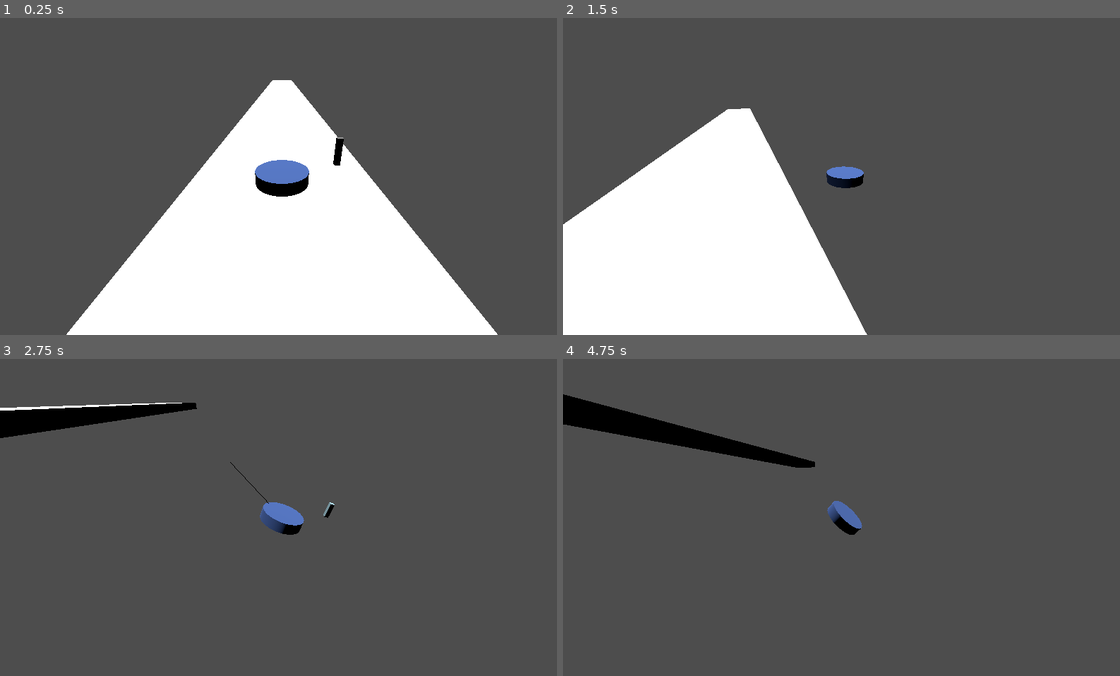
Above: before the commit, frames 1-4 (two rows, left to right).
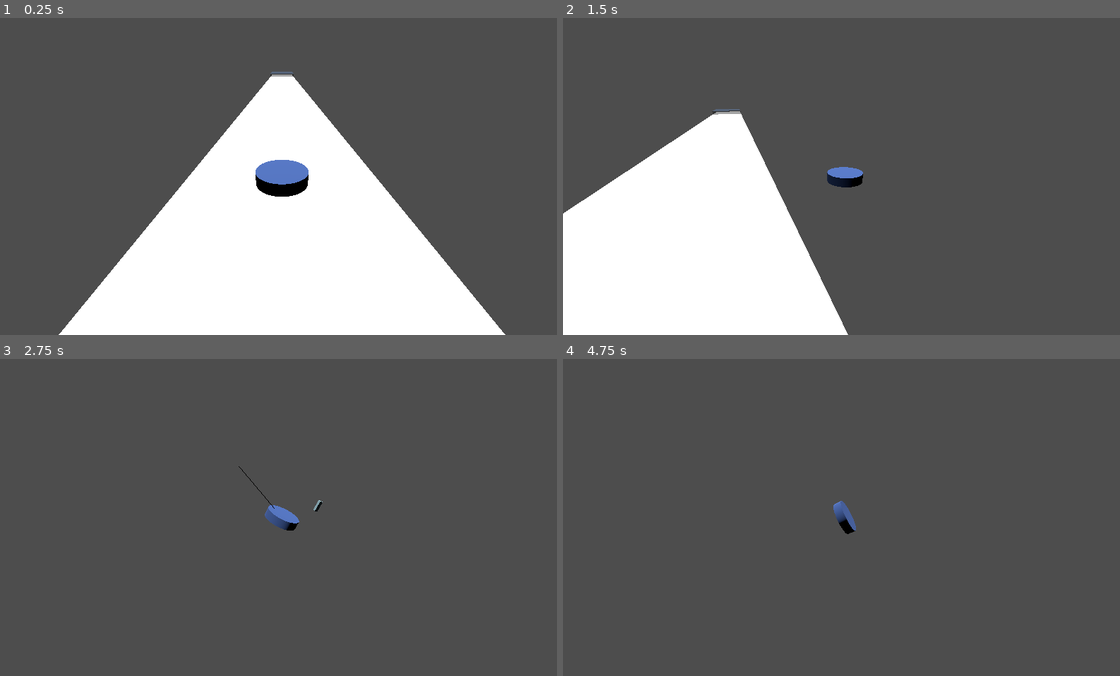
Above: after the commit, the same moments.

Repository: Andraszao/PuckPuckGo
Game: Godot game, scene res://scenes/shuffleboard.tscn
Two runs of this game, one before a commit and one after it. Both use one fixed random seed, a clock stepped at 60 frames per second and the inputs below.
Inputs (mouse positions are in pixels of both pictures, inside the frame that each line leads up to):
- Up to frame 1 (0.25 s): no input
- Up to frame 2 (1.5 s): move the mouse to (969, 160) at 0.52 s; press the mouse at (969, 160) at 0.53 s; move the mouse to (730, 192) at 1.27 s; release the mouse at (730, 192) at 1.28 s; click (730, 192) at 1.35 s
- Up to frame 3 (2.75 s): move the mouse to (339, 447) at 2.02 s; press the mouse at (339, 447) at 2.03 s
- Up to frame 4 (4.75 s): move the mouse to (819, 580) at 2.77 s; release the mouse at (819, 580) at 2.78 s; click (819, 580) at 2.85 s; move the mouse to (1014, 565) at 3.52 s; press the mouse at (1014, 565) at 3.53 s; move the mouse to (674, 469) at 4.27 s; release the mouse at (674, 469) at 4.28 s; click (674, 469) at 4.35 s

The runs differ from the first frame. In frame 1, 2.0% of the frame differs, in the area x 10-91%, y 16-100%; in frame 2, 2.8%; in frame 3, 2.6%; in frame 4, 3.0%, in the area x 0-54%, y 11-56%.

Commit message:
v.02
added scoring

Diff:
--- a/scenes/puck.tscn
+++ b/scenes/puck.tscn
@@ -3,7 +3,7 @@
 [ext_resource type="Script" path="res://scripts/puck.gd" id="1_x1hl4"]
 
 [sub_resource type="PhysicsMaterial" id="PhysicsMaterial_k1jv7"]
-friction = 0.0
+friction = 0.1
 
 [sub_resource type="CylinderShape3D" id="CylinderShape3D_ynh6h"]
 height = 0.25
@@ -16,13 +16,14 @@
 height = 0.25
 
 [node name="puck" type="RigidBody3D"]
+collision_layer = 3
+collision_mask = 3
 mass = 0.5
 physics_material_override = SubResource("PhysicsMaterial_k1jv7")
-gravity_scale = 0.5
 can_sleep = false
 continuous_cd = true
 contact_monitor = true
-linear_damp = 2.0
+linear_damp = 0.5
 script = ExtResource("1_x1hl4")
 
 [node name="puck_collider" type="CollisionShape3D" parent="."]
--- a/scenes/shuffleboard.tscn
+++ b/scenes/shuffleboard.tscn
@@ -1,10 +1,11 @@
-[gd_scene load_steps=7 format=3 uid="uid://dovsjflciaiw"]
+[gd_scene load_steps=8 format=3 uid="uid://dovsjflciaiw"]
 
 [ext_resource type="PackedScene" uid="uid://bn267ap4ap521" path="res://scenes/puck.tscn" id="1_fhs8s"]
 [ext_resource type="Script" path="res://scripts/camera_follow.gd" id="2_j1rom"]
+[ext_resource type="PackedScene" uid="uid://64dwnhqsl6qf" path="res://score_area.tscn" id="3_4knuc"]
 
 [sub_resource type="PhysicsMaterial" id="PhysicsMaterial_kabv2"]
-friction = 0.5
+friction = 0.1
 
 [sub_resource type="StandardMaterial3D" id="StandardMaterial3D_a2ah4"]
 
@@ -30,11 +31,26 @@
 [node name="DirectionalLight3D" type="DirectionalLight3D" parent="."]
 transform = Transform3D(1, 0, 0, 0, -4.37114e-08, 1, 0, -1, -4.37114e-08, 0, 5, 0)
 
-[node name="puck" parent="." instance=ExtResource("1_fhs8s")]
+[node name="puck" parent="." groups=["puck"] instance=ExtResource("1_fhs8s")]
 transform = Transform3D(1, 0, 0, 0, 1, 0, 0, 0, 1, 0, 1, 20)
+linear_damp = 0.75
 
 [node name="camera" type="Node3D" parent="."]
 transform = Transform3D(1, 0, 0, 0, 0.927184, 0.374607, 0, -0.374607, 0.927184, 0, 2, 22)
 
 [node name="puck_cam" type="Camera3D" parent="camera"]
 script = ExtResource("2_j1rom")
+
+[node name="score_area" parent="." instance=ExtResource("3_4knuc")]
+transform = Transform3D(1, 0, 0, 0, 1, 0, 0, 0, 1, 0, 0, -20)
+
+[node name="score_control" type="Control" parent="."]
+layout_mode = 3
+anchors_preset = 0
+offset_right = 40.0
+offset_bottom = 40.0
+
+[node name="score_label" type="Label" parent="score_control"]
+layout_mode = 0
+offset_right = 40.0
+offset_bottom = 23.0
--- /dev/null
+++ b/score_area.tscn
@@ -0,0 +1,30 @@
+[gd_scene load_steps=5 format=3 uid="uid://64dwnhqsl6qf"]
+
+[ext_resource type="Script" path="res://scripts/score_area.gd" id="1_qnhwa"]
+
+[sub_resource type="BoxShape3D" id="BoxShape3D_i8u5i"]
+size = Vector3(4, 2, 8)
+
+[sub_resource type="StandardMaterial3D" id="StandardMaterial3D_7asci"]
+transparency = 1
+albedo_color = Color(0.313726, 0.454902, 0.658824, 0.360784)
+
+[sub_resource type="BoxMesh" id="BoxMesh_wae28"]
+material = SubResource("StandardMaterial3D_7asci")
+size = Vector3(4, 8, 2)
+
+[node name="score_area" type="Area3D"]
+transform = Transform3D(1, 0, 0, 0, 1, 0, 0, 0, 1, 0, 2, 0)
+collision_layer = 2
+collision_mask = 2
+script = ExtResource("1_qnhwa")
+
+[node name="score_area_collision" type="CollisionShape3D" parent="."]
+shape = SubResource("BoxShape3D_i8u5i")
+
+[node name="score_area_mesh" type="MeshInstance3D" parent="."]
+transform = Transform3D(1, 0, 0, 0, -4.37114e-08, -1, 0, 1, -4.37114e-08, 0, 0, 0)
+mesh = SubResource("BoxMesh_wae28")
+
+[connection signal="body_entered" from="." to="." method="_on_score_area_collision_body_entered"]
+[connection signal="body_exited" from="." to="." method="_on_score_area_collision_body_exited"]
--- a/scripts/puck.gd
+++ b/scripts/puck.gd
@@ -23,18 +23,20 @@
 	# Create the power bar indicator
 	power_bar = MeshInstance3D.new()
 	var power_bar_mesh = BoxMesh.new()
-	power_bar_mesh.size = Vector3(0.1, 0.5, 0.1)  # Adjust the size of the power bar
+	power_bar_mesh.size = Vector3(0.1, 0.1, 0.1)  # Initial size of the power bar
 	power_bar.mesh = power_bar_mesh
 
-	# Offset the power bar to the right and raise it on the Y-axis
+	# Offset the power bar to the right and raise it above the puck
 	power_bar.transform.origin = Vector3(1.0, 0.5, 0.0)  # Adjust the offset as needed
 
 	add_child(power_bar)
+	power_bar.visible = false  # Hide the power bar initially
 
 func _input(event):
 	if event.is_action_pressed("aim_puck"):
 		is_aiming = true
 		power_bar.visible = true  # Show the power bar when aiming
+		power = 0  # Reset the power when starting to aim
 	elif event.is_action_released("aim_puck") and is_aiming:
 		launch_puck()
 		is_aiming = false
@@ -88,6 +90,9 @@
 	var power_ratio = power / 100.0
 	power_bar.mesh.size.y = power_bar_max_height * power_ratio
 
+	# Adjust the power bar's position to grow upwards
+	power_bar.transform.origin.y = 0.5 + (power_bar_max_height * power_ratio) / 2
+
 	# Update the power bar's color based on the power level
 	var power_bar_material = StandardMaterial3D.new()
 	if power <= 25:
--- /dev/null
+++ b/scripts/score_area.gd
@@ -0,0 +1,39 @@
+extends Area3D
+
+var points = 3
+var puck_inside = false
+var points_awarded = false
+
+# Reference to the player's score label in the UI
+@onready var score_label = get_parent().get_node("score_control/score_label")
+
+func _on_score_area_collision_body_entered(body):
+	if body.is_in_group("puck"):
+		puck_inside = true
+		points_awarded = false
+		print("Puck entered the scoring zone")
+
+func _on_score_area_collision_body_exited(body):
+	if body.is_in_group("puck"):
+		puck_inside = false
+		print("Puck exited the scoring zone")
+
+func _physics_process(delta):
+	if puck_inside and not points_awarded:
+		var puck_velocity = get_tree().get_nodes_in_group("puck")[0].linear_velocity
+		print("Puck velocity: ", puck_velocity)
+		if puck_velocity.length() < 0.5:  # Increased threshold to 0.5
+			award_points()
+			points_awarded = true
+
+func award_points():
+	# Get the current score from the score label
+	var current_score = int(score_label.text)
+
+	# Update the score by adding the points
+	current_score += points
+
+	# Update the score label in the UI
+	score_label.text = str(current_score)
+
+	print("Puck stopped in the scoring zone. Awarded ", points, " points!")
